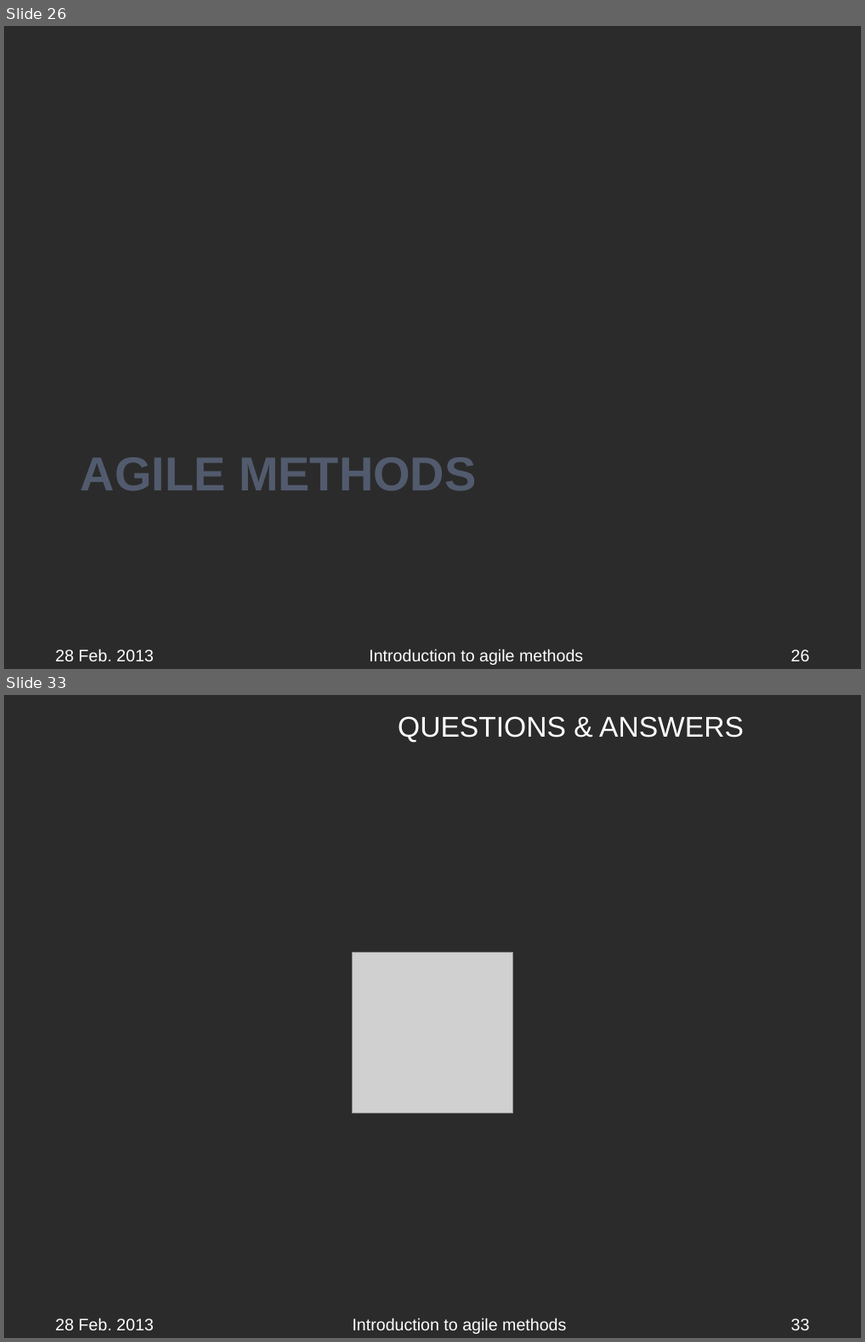
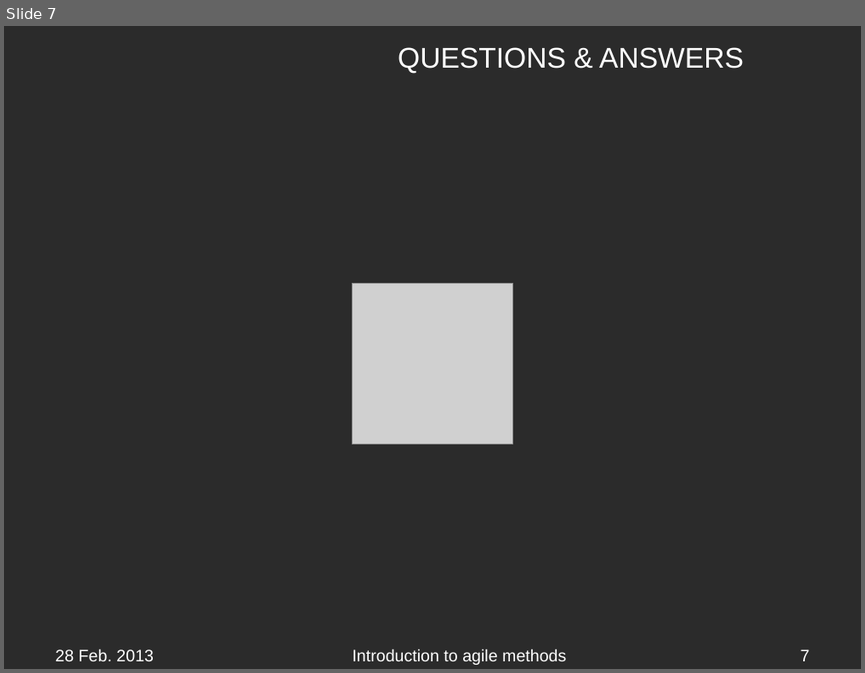
Before and after one commit to APGoblinShark/ap-bb-resources, a slide deck: AP-BrownBag(Javascript).pptx. Shown one above the other, each under a label of ours: slides 26 and 33 before the commit, slide 7 after it; the slides between them are not shown. The pictures are 865x1342 and 865x673 pixels, drawn with LibreOffice and Linux fonts; fonts in the diff are those of the drawing; grey boxes stand for pictures; background and template pictures are left out; a plain dark background stands for a picture behind light text. Boxes give left, top, right and bottom in pixels: in the first picture for what was removed or moved away, otherwise in the second. Text is boxed around its words. In the diff, an @@ line names an element or a change of style, - is before the commit and + after.

```diff
--- a/AP-BrownBag(Javascript).pptx
+++ b/AP-BrownBag(Javascript).pptx
@@ slide 26 removed at bbox=[4, 26, 861, 669], background picture (left out) @@
@@ title removed at bbox=[80, 457, 477, 490] @@
-AGILE METHODS
@@ text removed at bbox=[55, 648, 154, 661] @@
-28 Feb. 2013
@@ text removed at bbox=[369, 648, 583, 664] @@
-Introduction to agile methods
@@ page number removed at bbox=[791, 649, 810, 661] @@
-26
@@ what was slide 33 is now slide 7 @@
@@ page number at bbox=[800, 649, 810, 661]: text changed @@
-33
+7
```
Also in this commit, not shown: 5 slides changed, 27 other slides removed.
